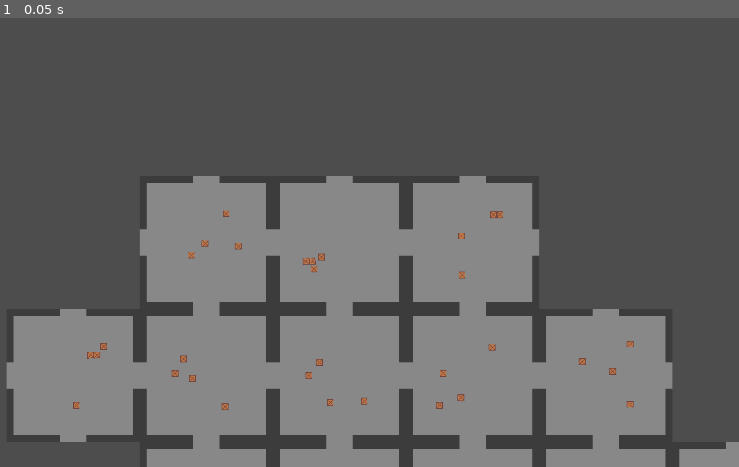
Above: before the commit, frame 1.
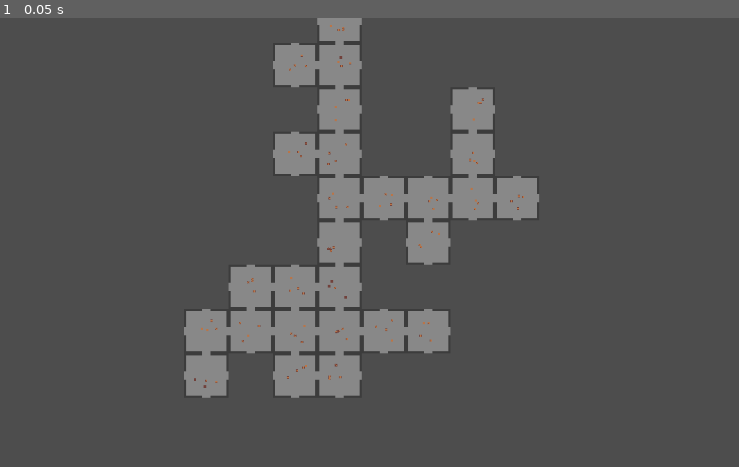
Above: after the commit, the same moment.

Repository: DeanBolte/pjam16
Game: Godot game, scene res://scenes/deans_garden.tscn
Two runs of this game, one before a commit and one after it. Both use one fixed random seed, a clock stepped at 60 frames per second and the inputs below.
Inputs:
- Up to frame 1 (0.05 s): no input

The runs differ from the first frame. In frame 1, 36% of the frame differs, in the area x 0-100%, y 0-100%.

Commit message:
added tweaks for generation settings

Diff:
--- a/levelgen/level_generator.gd
+++ b/levelgen/level_generator.gd
@@ -3,6 +3,9 @@
 var ROOM_RESOURCE = preload("res://levelgen/room/room.tscn")
 
 @export var MAX_ROOMS := 30
+@export var RETRY_ROOM_ADJACENCY_ATTEMPTS = 4
+@export var ROOM_ADJACENCYRETRY_SCALAR = 3
+@export var MINIMUM_ADJACENT_ROOMS = 2
 
 # a Map of 2D Vector keys representing the room grid
 var level_map: Dictionary = {}
@@ -26,22 +29,39 @@
 		var room: Room = ROOM_RESOURCE.instantiate()
 		add_child(room)
 
-		var location = vacant_rooms.front()
-		room.generate(location)
-		level_map[location] = room
+		if (not vacant_rooms.is_empty()):
+			var location = vacant_rooms.front()
+
+			for r in RETRY_ROOM_ADJACENCY_ATTEMPTS:
+				if (_get_adjacent_vacant_rooms(location).size() < ROOM_ADJACENCYRETRY_SCALAR):
+					vacant_rooms.shuffle()
+					location = vacant_rooms.front()
+
+			room.generate(location)
+			level_map[location] = room
 
 func _get_room_candidates() -> Array[Vector2i]:
 	var vacant_rooms: Array[Vector2i] = []
 	for room: Vector2i in level_map.keys():
-		if _is_room_vacant(Vector2i(room.x - 1, room.y)):
-			vacant_rooms.append(Vector2i(room.x - 1, room.y))
-		if _is_room_vacant(Vector2i(room.x + 1, room.y)):
-			vacant_rooms.append(Vector2i(room.x + 1, room.y))
-		if _is_room_vacant(Vector2i(room.x, room.y + 1)):
-			vacant_rooms.append(Vector2i(room.x, room.y + 1))
-		if _is_room_vacant(Vector2i(room.x + 1, room.y)):
-			vacant_rooms.append(Vector2i(room.x + 1, room.y))
+		var adjacent_rooms = _get_adjacent_vacant_rooms(room)
+		if adjacent_rooms.size() >= MINIMUM_ADJACENT_ROOMS:
+			vacant_rooms.append_array(adjacent_rooms)
 	return vacant_rooms
+
+func _get_adjacent_vacant_rooms(room: Vector2i) -> Array[Vector2i]:
+	var vacant_rooms: Array[Vector2i] = []
+	for adjacent_room in _get_adjacent_rooms(room):
+		if _is_room_vacant(adjacent_room):
+			vacant_rooms.append(adjacent_room)
+	return vacant_rooms
+
+func _get_adjacent_rooms(room: Vector2i) -> Array[Vector2i]:
+	return [
+		Vector2i(room.x - 1, room.y),
+		Vector2i(room.x +1, room.y),
+		Vector2i(room.x, room.y - 1),
+		Vector2i(room.x, room.y + 1)
+	]
 
 func _does_room_exist(room_location: Vector2i) -> bool:
 	return level_map.has(room_location)
--- a/levelgen/room/room.gd
+++ b/levelgen/room/room.gd
@@ -45,8 +45,8 @@
 
 	_generate_objects()
 
-func close_doors() -> void:
-	TopDoor.enabled = not _topDoorConnected
-	BottomDoor.enabled = not _bottomDoorConnected
-	RightDoor.enabled = not _rightDoorConnected
-	LeftDoor.enabled = not _leftDoorConnected
+func close_doors(door_locations: Array[Vector2i]) -> void:
+	TopDoor.enabled = door_locations.has(Vector2i.UP)
+	BottomDoor.enabled = door_locations.has(Vector2i.DOWN)
+	RightDoor.enabled = door_locations.has(Vector2i.RIGHT)
+	LeftDoor.enabled = door_locations.has(Vector2i.LEFT)
--- a/scenes/deans_garden.tscn
+++ b/scenes/deans_garden.tscn
@@ -7,4 +7,4 @@
 [node name="LevelGenerator" parent="." instance=ExtResource("1_dwhmm")]
 
 [node name="Camera2D" type="Camera2D" parent="."]
-zoom = Vector2(0.3, 0.3)
+zoom = Vector2(0.1, 0.1)
